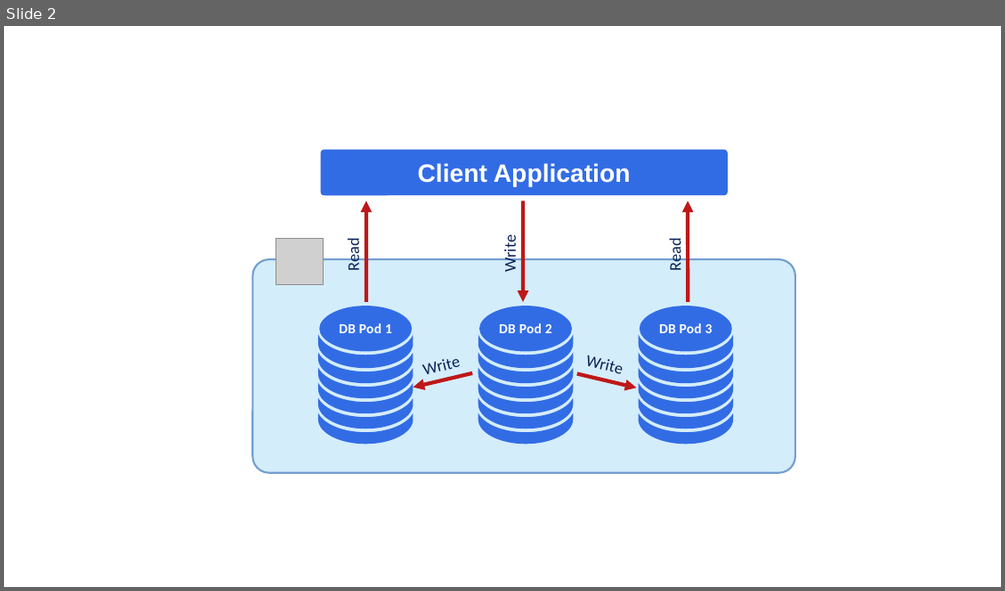
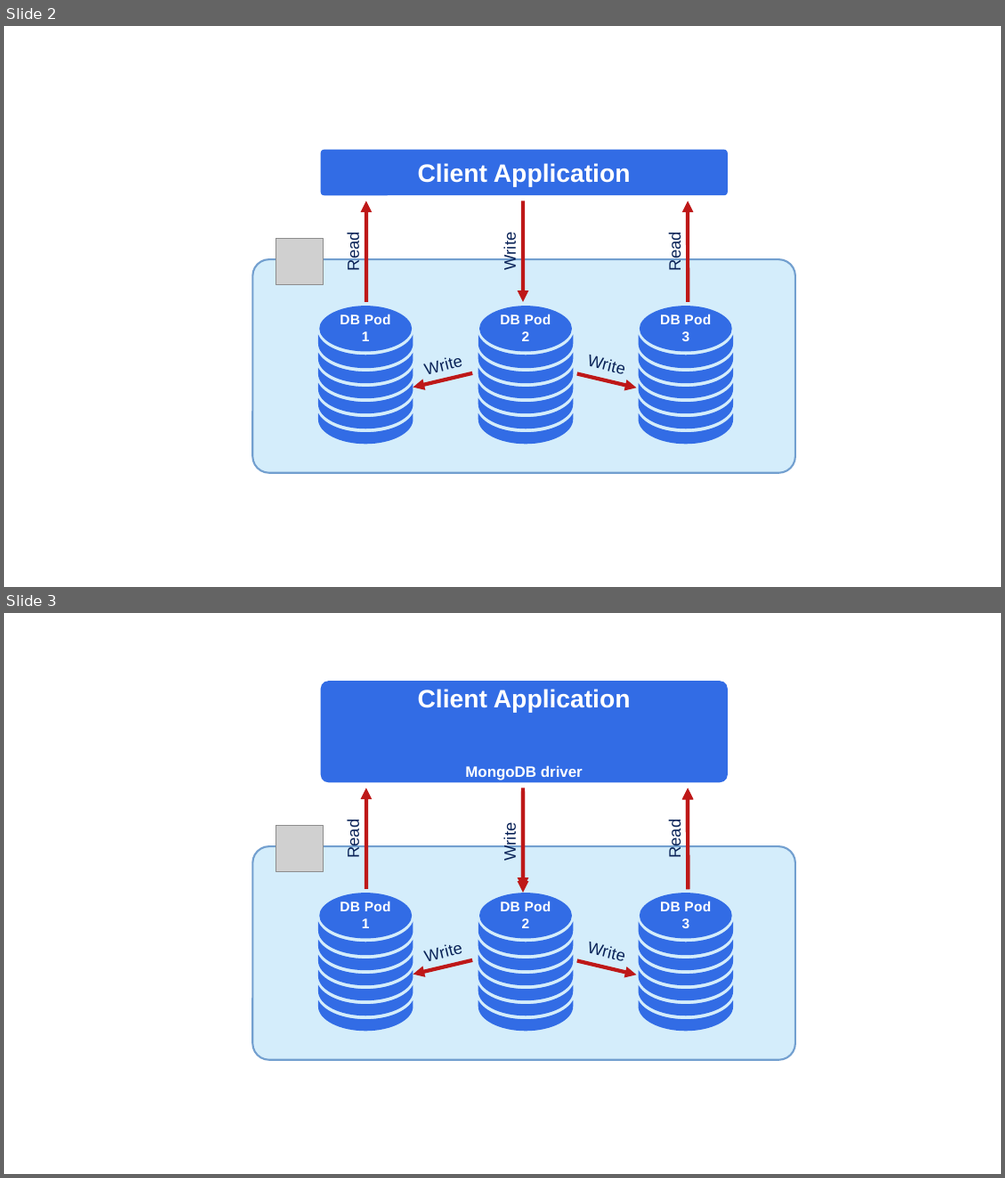
Before and after one commit to percona/k8spsmdb-docs, a slide deck: docs/assets/images/sources/sharding.odp. Shown one above the other, each under a label of ours: slide 2 before the commit, slides 2 and 3 after it. The pictures are 1005x591 and 1005x1178 pixels, drawn with LibreOffice and Linux fonts; fonts in the diff are those of the drawing; grey boxes stand for pictures. Boxes give left, top, right and bottom in pixels: in the first picture for what was removed or moved away, otherwise in the second. Text is boxed around its words. In the diff, an @@ line names an element or a change of style, - is before the commit and + after.

```diff
--- a/docs/assets/images/sources/sharding.odp
+++ b/docs/assets/images/sources/sharding.odp
@@ slide 3 added at [4, 613, 1001, 1174], background #FFFFFF @@
@@ rounded rectangle added at [321, 681, 728, 782], fill #326CE5, 20 pt, text #FFFFFF, bold @@
+Client Application
+MongoDB driver
@@ rectangle added at [242, 726, 808, 1072], fill #FFFFFF @@
@@ arrow added from (367, 889) to (367, 787), #BE1818 3 pt @@
@@ arrow added from (523, 787) to (523, 889), #BE1818 3 pt @@
@@ arrow added from (523, 791) to (523, 892), #BE1818 3 pt @@
@@ arrow added from (688, 889) to (688, 787), #BE1818 3 pt @@
@@ arrow added from (688, 890) to (688, 788), #BE1818 3 pt @@
@@ picture added at [276, 826, 324, 872] @@
@@ text added at [344, 823, 362, 857], 13 pt, text #092257 @@
+Read
@@ text added at [501, 826, 518, 860], 13 pt, text #092257 @@
+Write
@@ text added at [666, 823, 684, 857], 13 pt, text #092257 @@
+Read
@@ rounded rectangle added at [252, 846, 795, 1060], fill #D4EDFB, outline #729FCF 1.5 pt @@
@@ line added from (797, 851) to (797, 1047), #FFFFFF 0 pt @@
@@ freeform shape added at [318, 892, 413, 1031], fill #326CE5 @@
@@ text added at [340, 900, 391, 928], 11 pt, text #FFFFFF, bold @@
+DB Pod 1
@@ freeform shape added at [478, 892, 573, 1031], fill #326CE5 @@
@@ text added at [500, 900, 551, 928], 11 pt, text #FFFFFF, bold @@
+DB Pod 2
@@ freeform shape added at [638, 892, 733, 1031], fill #326CE5 @@
@@ text added at [660, 900, 711, 928], 11 pt, text #FFFFFF, bold @@
+DB Pod 3
@@ group added at [413, 941, 636, 975]: 2 arrows, 2 texts @@
+Write
+Write
@@ line added from (264, 1062) to (784, 1062), #FFFFFF 0 pt @@
@@ slide 2 changed as well @@
@@ rectangle added at [242, 139, 808, 485], fill #FFFFFF @@
@@ font Calibri to Arial in 8 elements at [340, 313, 391, 341], [660, 313, 711, 341], [500, 313, 551, 341], [344, 235, 362, 270], [666, 235, 684, 270], [587, 354, 624, 376], [501, 235, 518, 269], [426, 357, 463, 378] @@
```
Also in this commit, not shown: 1 other slide changed, 3 other files.
